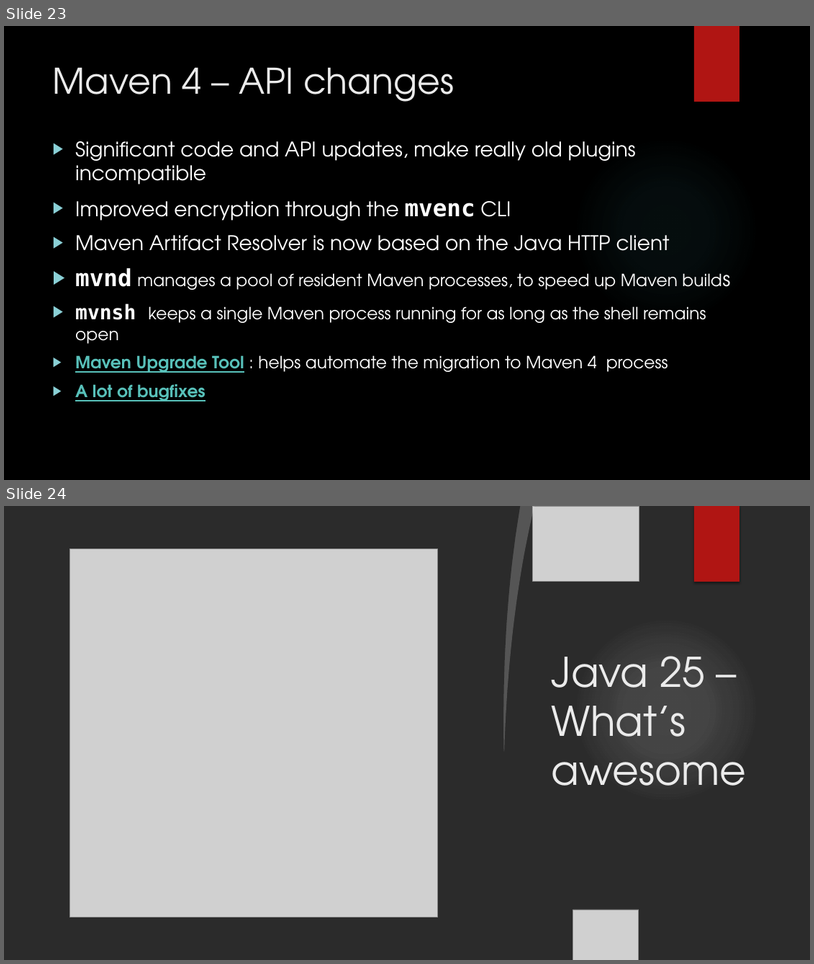
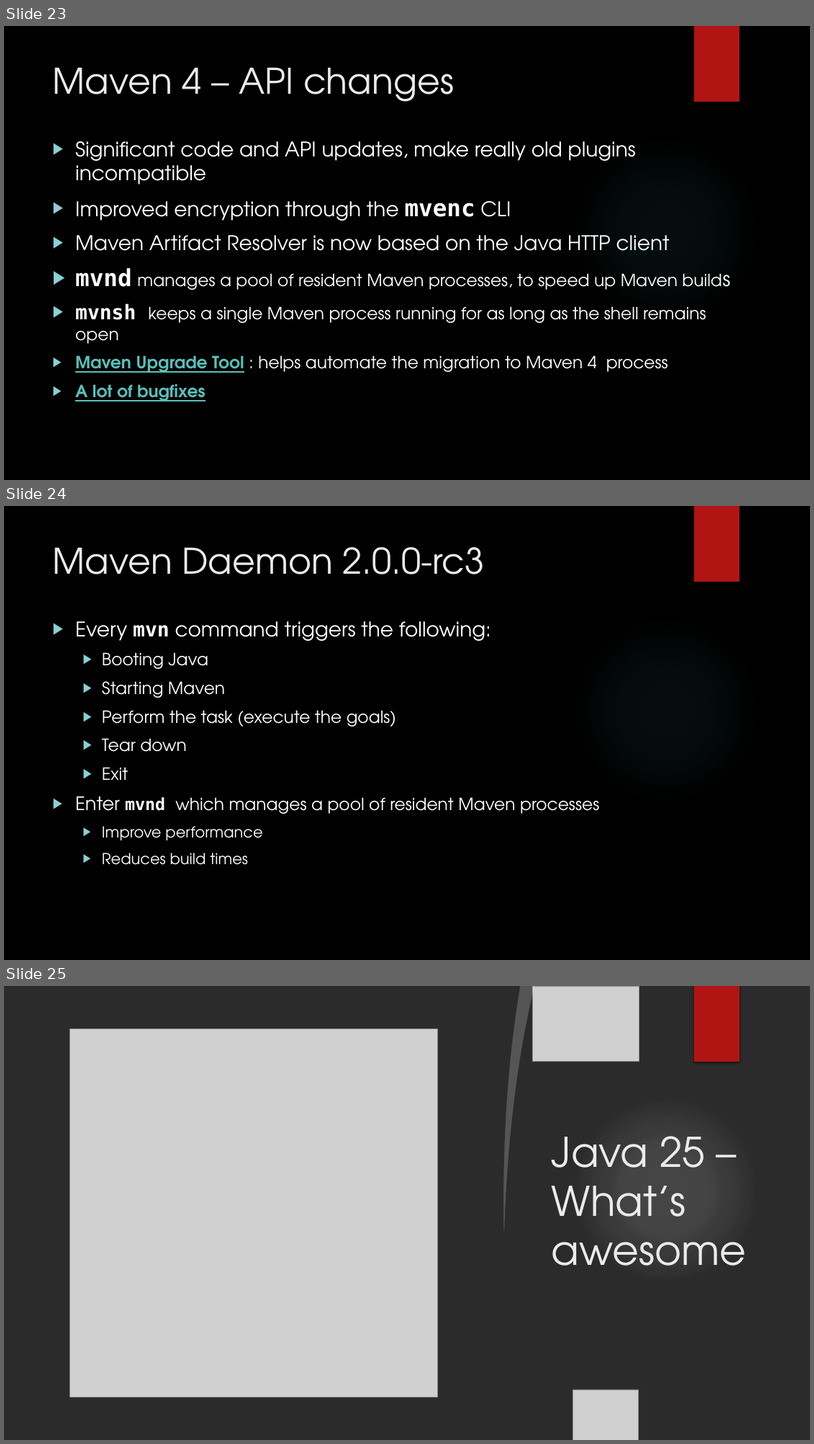
Before and after one commit to iuliana/jdk25-parent-project, a slide deck: maven4-java25-presentation.pptx. Shown one above the other, each under a label of ours: slides 23 and 24 before the commit, slides 23, 24 and 25 after it. The pictures are 814x964 and 814x1444 pixels, drawn with LibreOffice and Linux fonts; fonts in the diff are those of the drawing; grey boxes stand for pictures; background and template pictures are left out; a plain dark background stands for a picture behind light text. Boxes give left, top, right and bottom in pixels: in the first picture for what was removed or moved away, otherwise in the second. Text is boxed around its words. In the diff, an @@ line names an element or a change of style, - is before the commit and + after.

Commit message:
003 added a few more demo scenarios for Maven, preparing Java25 demo

```diff
--- a/maven4-java25-presentation.pptx
+++ b/maven4-java25-presentation.pptx
@@ slide 24 added at bbox=[4, 506, 810, 960], background picture (left out); not listed: 2 template elements that a slide beside it also shows @@
@@ title added at bbox=[53, 547, 485, 574], 42 pt, text #EBEBEB @@
+Maven Daemon 2.0.0-rc3
@@ text added at bbox=[75, 621, 599, 865], 20 pt, text #FFFFFF @@
+▶ Every mvn command triggers the following:
+  ▶ Booting Java
+  ▶ Starting Maven
+  ▶ Perform the task (execute the goals)
+  ▶ Tear down
+  ▶ Exit
+▶ Enter mvnd which manages a pool of resident Maven processes
+  ▶ Improve performance
+  ▶ Reduces build times
@@ what was slide 24 is now slide 25 @@
```
Also in this commit, not shown: 4 slides changed, 10 other slides added, 11 other files.
